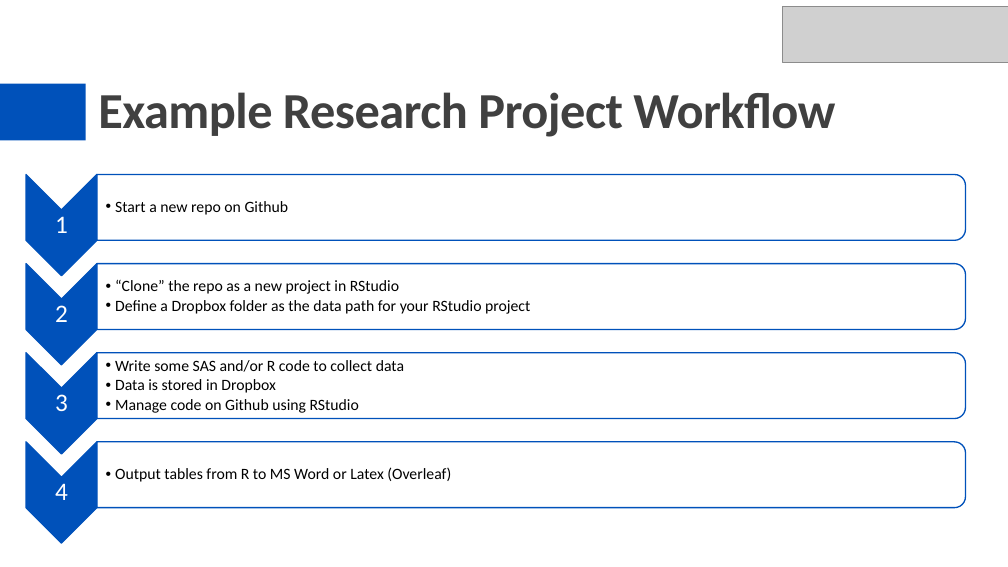
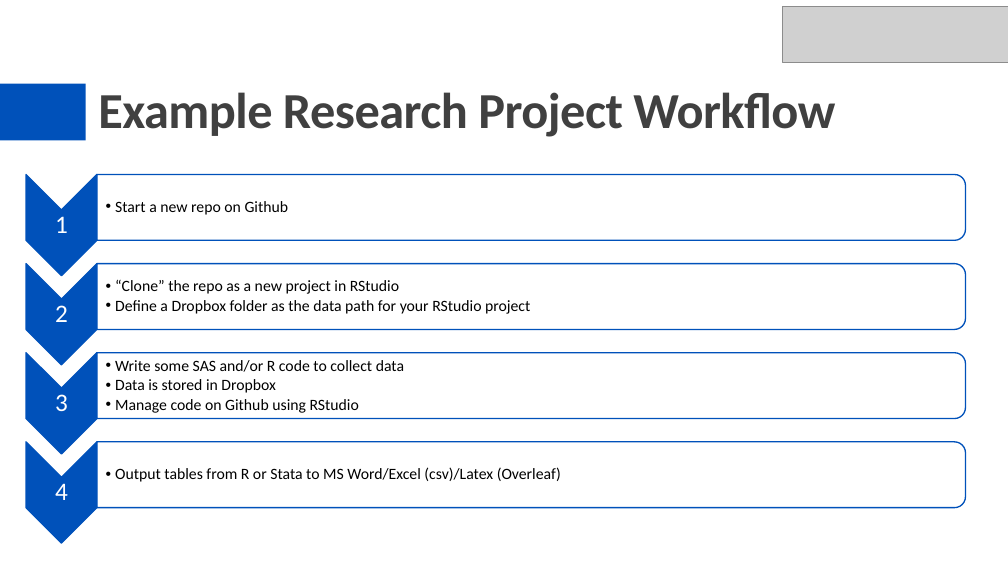
Before and after one commit to eweisbrod/example-project, a slide deck: slide 5 of slides.pptx. Drawn at 1008x567 pixels with LibreOffice and Linux fonts; fonts in the diff are those of the drawing; grey boxes stand for pictures. Boxes give left, top, right and bottom in pixels: in the first picture for what was removed or moved away, otherwise in the second. Text is boxed around its words. In the diff, an @@ line names an element or a change of style, - is before the commit and + after.

```diff
--- a/slides.pptx
+++ b/slides.pptx
@@ text at [115, 467, 561, 482]: text changed @@
-  • Output tables from R to MS Word or Latex (Overleaf)
+  • Output tables from R or Stata to MS Word/Excel (csv)/Latex (Overleaf)
```
Also in this commit, not shown: 5 other slides changed, 1 slide added.
